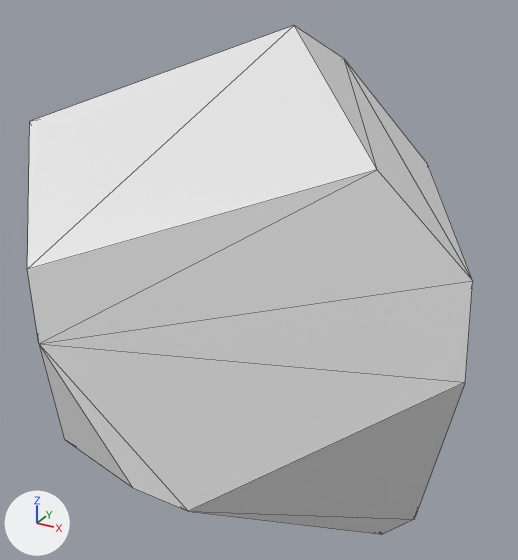
Two versions of the OBJ model assets/pieces/potato_train/potato_0225.obj, one commit apart.
One viewpoint serves both versions: a 50 mm lens placed at (0.0207, -0.035, 0.0192), pointed at (0.0017, -0.0005, 0.0019). The lights are fixed; the arrows at lower left show +X, +Y and +Z. The older version comes first. Mesh edges are drawn as thin lines. Where no turn or scale is listed for an object, it has been applied to the vertices.

In view in the first picture: 'potato_0225'.
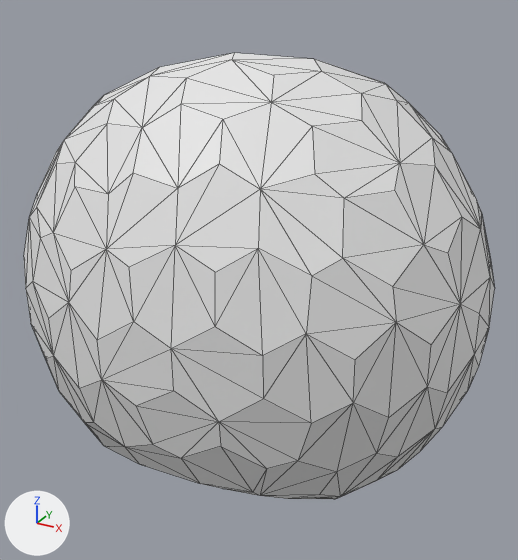
Where the change shows, as pixel boxes (x1, y1, x2, y2) in the pictures (518 x 560 px):
```json
{"object": "potato_0225", "change": "reshaped", "before": [27, 25, 473, 535], "after": [24, 53, 495, 499], "on screen": "13% shorter"}
```

The change, as JSON lines over the scene's bpy script:
```json
{"block": "me_potato_0225", "where": "# used by ob_potato_0225; location = (0.0, 0.0, 0.0)"}
{"op": "remove", "block": "me_potato_0225", "code": "me_potato_0225.from_pydata(...)  # 20 vertices, 36 faces; spans x -0.0192..0.0152, y -0.0151..0.009, z -0.0144..0.0162"}
{"op": "add", "block": "me_potato_0225", "code": "me_potato_0225.from_pydata(...)  # 236 vertices, 468 faces; spans x -0.0153..0.0147, y -0.01..0.0082, z -0.0139..0.015"}
{"block": "me_potato_0225", "change": "me_potato_0225 part 1: the whole mesh is rebuilt"}
```
